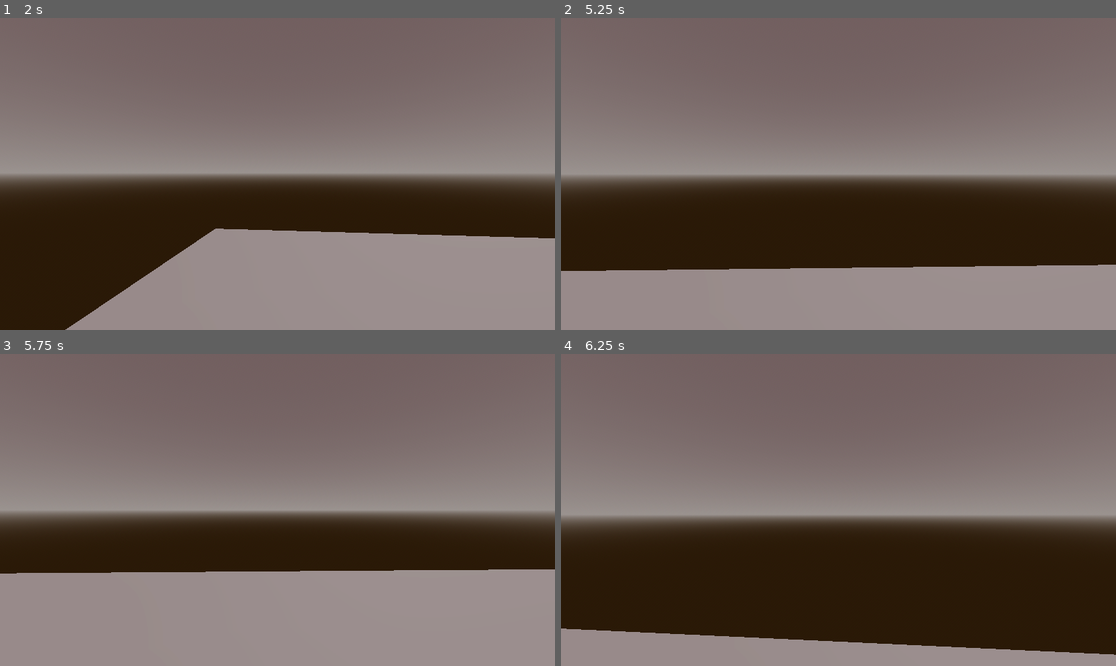
Above: before the commit, frames 1-4 (two rows, left to right).
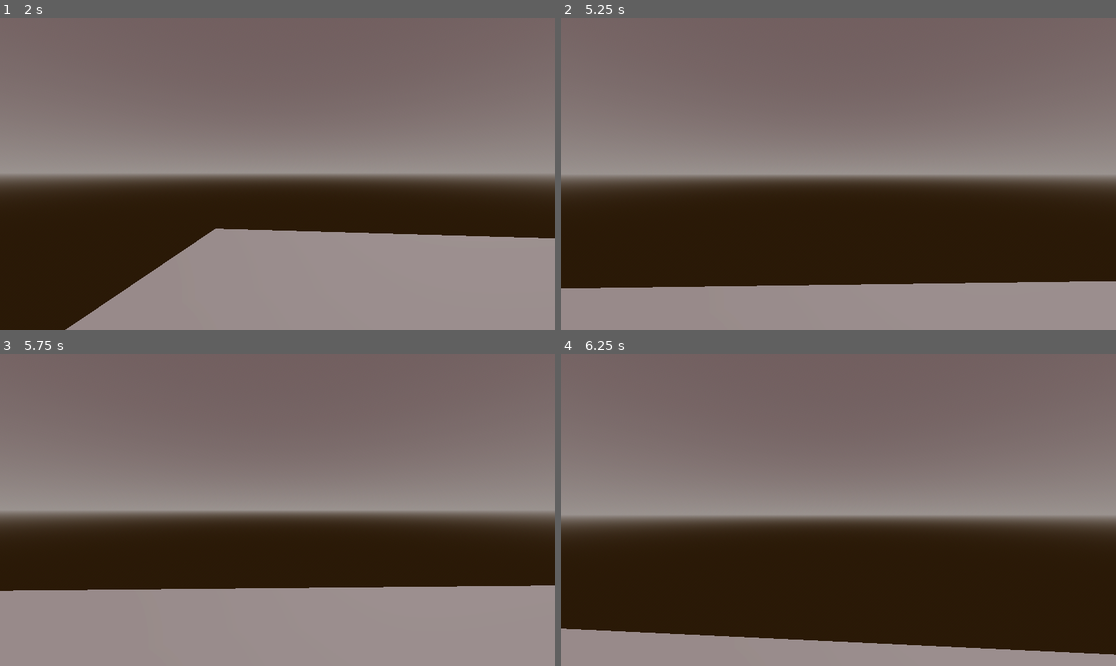
Above: after the commit, the same moments.

Repository: PixelizedGames/XZ-Rougue
Game: Godot game, scene res://level/tester.tscn
Same seed, same stepped clock (60 frames per second), same inputs: the game is played once before the commit and once after it.
Inputs (mouse positions are in pixels of both pictures, inside the frame that each line leads up to):
- Up to frame 1 (2 s): tap Enter at 0.5 s; move the mouse to (305, 174) at 0.52 s; hold A (a) 0.53-1.28 s; tap Space (jump) at 0.77, 1.52 s; tap Ctrl (ctrl) at 0.8, 1.35 s; move the mouse to (249, 174) at 1.27 s; tap D (d) at 1.55 s
- Up to frame 2 (5.25 s): move the mouse to (849, 167) at 2.02 s; hold D (d) 2.03-2.78 s; tap S (s) at 2.3, 2.85 s; move the mouse to (832, 180) at 2.77 s; tap Space (jump) at 3.02, 3.77, 4.52 s; tap W (w) at 3.05 s; move the mouse to (877, 177) at 3.52 s; hold W (w) 3.53-4.28 s; tap A (a) at 3.8, 4.35 s; move the mouse to (794, 170) at 4.27 s; tap Ctrl (ctrl) at 4.55 s; move the mouse to (844, 174) at 5.02 s; hold Ctrl (ctrl) from 5.03 s (still down)
- Up to frame 3 (5.75 s): keep holding Ctrl (ctrl); tap D (d) at 5.3 s
- Up to frame 4 (6.25 s): tap Space (jump) at 5.75, 6.02 s; move the mouse to (816, 503) at 5.77 s; release Ctrl (ctrl) at 5.78 s; tap D (d) at 5.85 s; tap S (s) at 6.05 s

Frame 1 is identical in both runs. In frame 2, 5.4% of the frame differs, in the area x 0-100%, y 79-87%; in frame 3, 5.4%; in frame 4, less than 0.1%.

Commit message:
audio

Diff:
--- a/players/character_body_3d.tscn
+++ b/players/character_body_3d.tscn
@@ -1,6 +1,7 @@
-[gd_scene load_steps=4 format=3 uid="uid://cqljr0cnb8ux5"]
+[gd_scene load_steps=5 format=3 uid="uid://cqljr0cnb8ux5"]
 
 [ext_resource type="Script" uid="uid://bvyi0t5o54ccw" path="res://scripts/character_body_3d.gd" id="1_ual4q"]
+[ext_resource type="AudioStream" uid="uid://bgur4m36yyqw6" path="res://audio/walking-sound-effect-272246.mp3" id="2_168h7"]
 
 [sub_resource type="CapsuleMesh" id="CapsuleMesh_ht0ol"]
 
@@ -9,11 +10,18 @@
 [node name="player" type="CharacterBody3D"]
 script = ExtResource("1_ual4q")
 
+[node name="Camera3D" type="Camera3D" parent="."]
+transform = Transform3D(1, 0, 0, 0, 1, 0, 0, 0, 1, 0, 0.699544, 0)
+
 [node name="MeshInstance3D" type="MeshInstance3D" parent="."]
 mesh = SubResource("CapsuleMesh_ht0ol")
 
-[node name="Camera3D" type="Camera3D" parent="."]
-transform = Transform3D(1, 0, 0, 0, 1, 0, 0, 0, 1, 0, 0.699544, 0)
-
 [node name="CollisionShape3D" type="CollisionShape3D" parent="."]
 shape = SubResource("CapsuleShape3D_ual4q")
+
+[node name="AudioStreamPlayer3D" type="AudioStreamPlayer3D" parent="."]
+stream = ExtResource("2_168h7")
+
+[node name="AudioStreamPlayer3D2" type="AudioStreamPlayer3D" parent="."]
+stream = ExtResource("2_168h7")
+volume_db = -30.0
--- a/scripts/character_body_3d.gd
+++ b/scripts/character_body_3d.gd
@@ -13,10 +13,22 @@
 func _physics_process(delta: float) -> void:
 	if Input.is_action_pressed("ctrl"):
 		SPEED = 2
-		scale = Vector3(1,0.6,1)
+		$CollisionShape3D.scale = Vector3(1,0.6,1)
 	else:
 		SPEED = 9
-		scale = Vector3(1,1,1)
+		$CollisionShape3D.scale = Vector3(1,1,1)
+	if Input.is_action_pressed("s") or Input.is_action_pressed("a") or Input.is_action_pressed("w") or Input.is_action_pressed("d"):
+		if SPEED == 9 and not $AudioStreamPlayer3D.playing:
+			$AudioStreamPlayer3D.play()
+		if SPEED == 2 and not $AudioStreamPlayer3D2.playing:
+			$AudioStreamPlayer3D2.play()
+	else:
+		$AudioStreamPlayer3D.stop()
+		$AudioStreamPlayer3D2.stop()
+	if not is_on_floor():
+		$AudioStreamPlayer3D.stop()
+		$AudioStreamPlayer3D2.stop()
+
 	if not is_on_floor():
 		velocity += get_gravity() * 1.4 * delta
 	if Input.is_action_just_pressed("jump") and is_on_floor():
Not shown, added: audio/walking-sound-effect-272246.mp3.import
Not shown, added: audio/walking-sound-effect-272246.mp3
